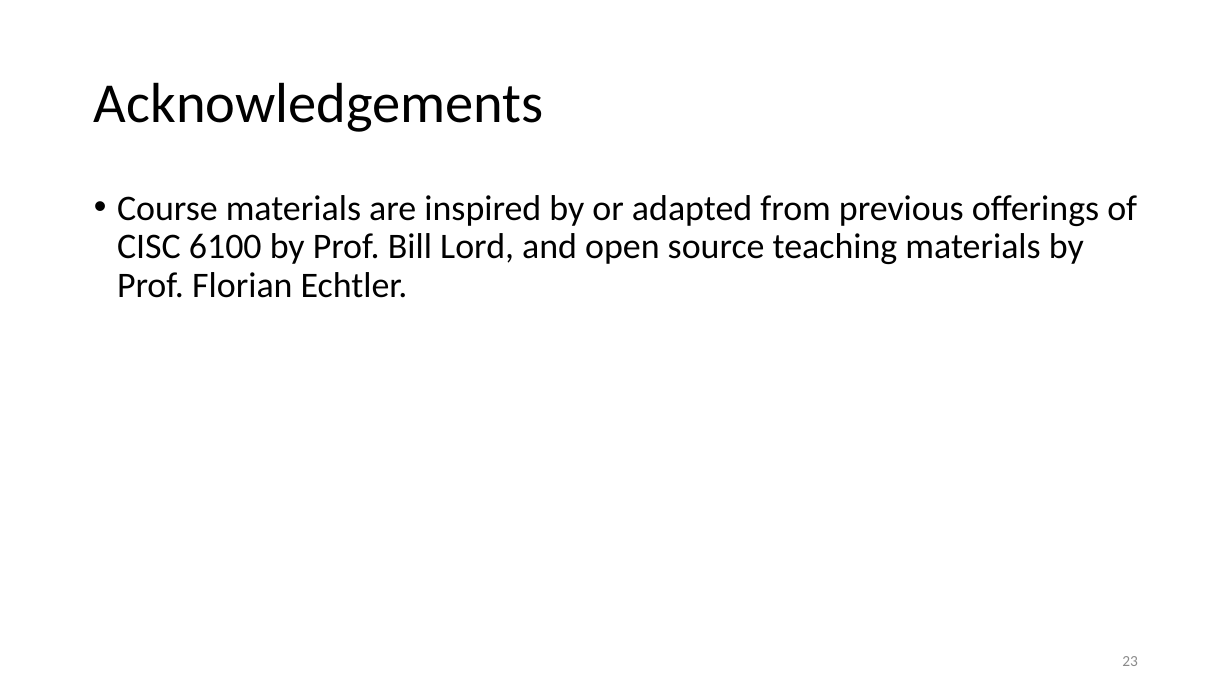
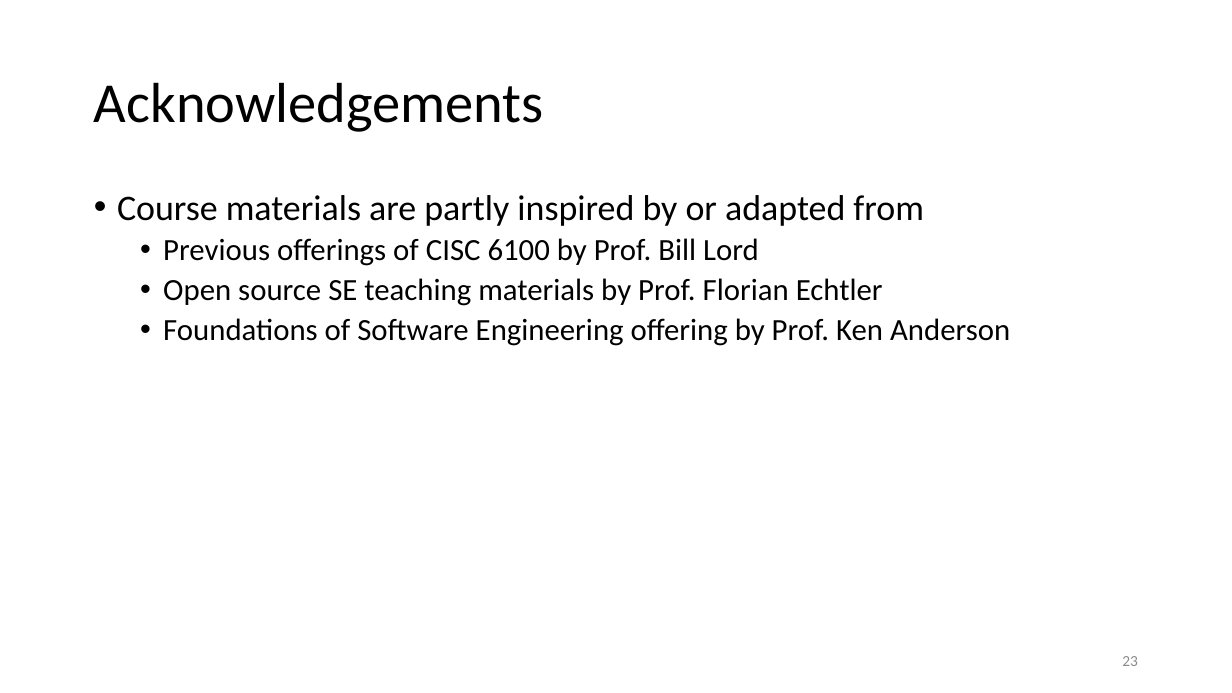
Before and after one commit to tongzhou80/cs6100, a slide deck: slide 23 of slides/Lecture1.pptx. Drawn at 1232x693 pixels with LibreOffice and Linux fonts; fonts in the diff are those of the drawing; background and template pictures are left out. Boxes give left, top, right and bottom in pixels: in the first picture for what was removed or moved away, otherwise in the second. Text is boxed around its words. In the diff, an @@ line names an element or a change of style, - is before the commit and + after.

Commit message:
updated lecture1

```diff
--- a/slides/Lecture1.pptx
+++ b/slides/Lecture1.pptx
@@ text at box(117, 195, 1010, 346): text changed; size 28 to 24 pt @@
-• Course materials are inspired by or adapted from previous offerings of CISC 6100 by Prof. Bill Lord, and open source teaching materials by Prof. Florian Echtler.
+• Course materials are partly inspired by or adapted from
+  • Previous offerings of CISC 6100 by Prof. Bill Lord
+  • Open source SE teaching materials by Prof. Florian Echtler
+  • Foundations of Software Engineering offering by Prof. Ken Anderson
```
Also in this commit, not shown: 3 other slides changed.
